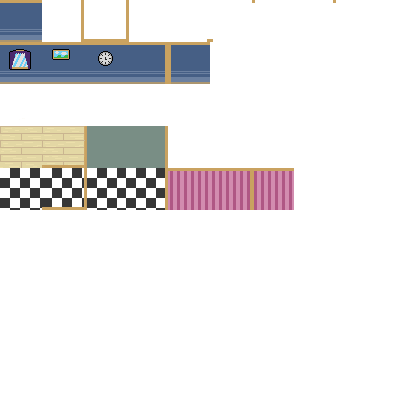
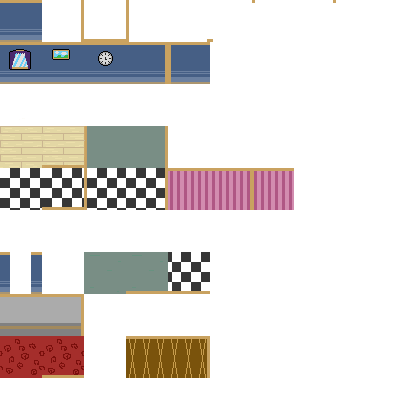
Layers edited between the first and the second 420x420 image:
painted on "Layer 33" over 0, 291, 42, 294
added layer "Plain wall" (1st of 2) above "Layer 32" over 0, 252, 42, 294
added layer "Layer 36" in group "Kitchen/Bathroom" over 168, 252, 210, 294
added layer "Layer 35" in group "Room" over 126, 252, 168, 294
added layer "Layer 34" in group "Room" over 84, 252, 126, 294
added layer "Bedroom floor" (1st of 2) above "Bedroom floor" over 42, 336, 84, 378
added layer "Bedroom floor" (2nd of 2) above "Garage wall" over 0, 336, 42, 378
added layer "Garage wall" (1st of 2) above "Garage wall" over 42, 294, 84, 336
added layer "Garage wall" (2nd of 2) above "Layer 40" over 0, 294, 42, 336
added layer "Layer 40" above "Layer 39" over 129, 336, 210, 378
added layer "Layer 39" above "Plain wall" over 126, 336, 206, 378
